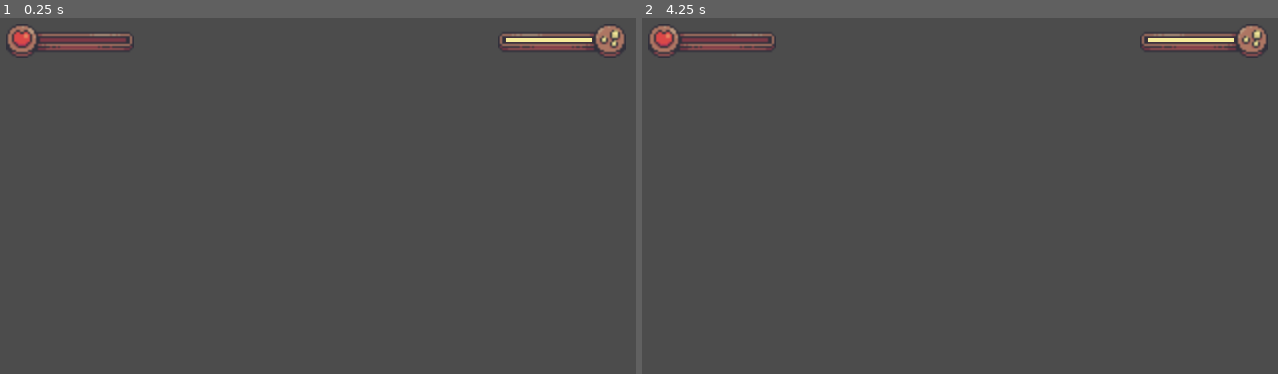
Above: before the commit, frames 1-2 (left to right).
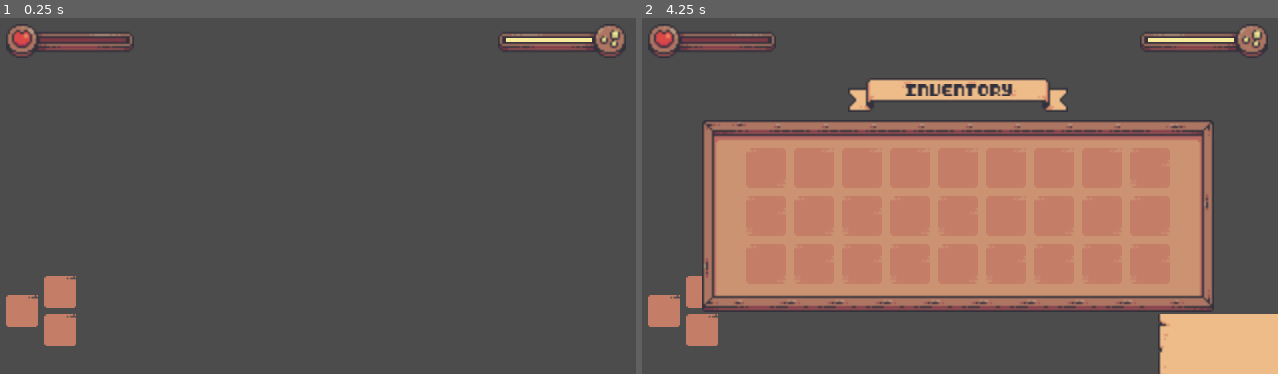
Above: after the commit, the same moments.

Repository: luana-carvalho0/projeto-godot
Game: Godot game, scene res://scenes/interface/general/hud.tscn
Two runs of this game, one before a commit and one after it. Both use one fixed random seed, a clock stepped at 60 frames per second and the inputs below. This scene is started directly instead of the project's main scene.
Inputs (mouse positions are in pixels of both pictures, inside the frame that each line leads up to):
- Up to frame 1 (0.25 s): no input
- Up to frame 2 (4.25 s): tap Enter at 0.5, 2, 3.5 s; move the mouse to (1099, 174) at 0.52 s; hold Right (ui_right) 0.53-2.03 s; click (1099, 174) at 0.6 s; tap Space (ui_select) at 0.77, 1.25, 1.52, 2.75, 3.02, 3.77 s; move the mouse to (832, 210) at 1.27 s; tap Q (attack) at 1.35 s; click (832, 210) at 1.55 s; move the mouse to (1023, 114) at 2.02 s; hold Left (ui_left) 2.03-2.78 s; click (1023, 114) at 2.1 s; move the mouse to (928, 267) at 2.77 s; hold Right (ui_right) from 2.78 s (still down); tap S (crouch) at 2.85 s; click (928, 267) at 3.05 s; move the mouse to (1150, 249) at 3.52 s; hold W (defense) from 3.53 s (still down); click (1150, 249) at 3.8 s; tap T (inventory, bound only after the commit) at 4.15 s

The runs differ from the first frame. In frame 1, 1.3% of the frame differs, in the area x 0-12%, y 72-93%; in frame 2, 47%, in the area x 0-100%, y 16-100%.

Commit message:
fix: inventário

Diff:
--- a/project.godot
+++ b/project.godot
@@ -209,6 +209,11 @@
 "events": [ Object(InputEventKey,"resource_local_to_scene":false,"resource_name":"","device":0,"alt":false,"shift":false,"control":false,"meta":false,"command":false,"pressed":false,"scancode":69,"physical_scancode":0,"unicode":0,"echo":false,"script":null)
  ]
 }
+inventory={
+"deadzone": 0.5,
+"events": [ Object(InputEventKey,"resource_local_to_scene":false,"resource_name":"","device":0,"alt":false,"shift":false,"control":false,"meta":false,"command":false,"pressed":false,"scancode":84,"physical_scancode":0,"unicode":0,"echo":false,"script":null)
+ ]
+}
 
 [layer_names]
 
--- a/scenes/interface/general/hud.tscn
+++ b/scenes/interface/general/hud.tscn
@@ -1,7 +1,15 @@
-[gd_scene load_steps=2 format=2]
+[gd_scene load_steps=5 format=2]
 
 [ext_resource path="res://scenes/interface/player/stats/bar_container.tscn" type="PackedScene" id=1]
+[ext_resource path="res://scenes/interface/player/inventory/inventory_conteiner.tscn" type="PackedScene" id=2]
+[ext_resource path="res://scripts/interface/hud.gd" type="Script" id=3]
+[ext_resource path="res://scenes/interface/player/inventory/equipment_container.tscn" type="PackedScene" id=4]
 
 [node name="Hud" type="CanvasLayer"]
+script = ExtResource( 3 )
 
 [node name="BarContainer" parent="." instance=ExtResource( 1 )]
+
+[node name="EquipmentContainer" parent="." groups=["equipment_container"] instance=ExtResource( 4 )]
+
+[node name="InventoryConteiner" parent="." instance=ExtResource( 2 )]
--- a/scenes/interface/player/inventory/equipment_container.tscn
+++ b/scenes/interface/player/inventory/equipment_container.tscn
@@ -102,6 +102,7 @@
 margin_right = 49.0
 margin_bottom = -5.0
 rect_min_size = Vector2( 44, 44 )
+rect_scale = Vector2( 0.8, 0.8 )
 script = ExtResource( 3 )
 
 [node name="ConsumableBackground" type="TextureRect" parent="."]
@@ -126,7 +127,6 @@
 expand = true
 
 [node name="Amount" type="Label" parent="ConsumableBackground"]
-visible = false
 anchor_left = 1.0
 anchor_top = 1.0
 anchor_right = 1.0
@@ -156,7 +156,6 @@
 script = ExtResource( 5 )
 
 [node name="Item" type="TextureRect" parent="VContainer/WeaponBackground"]
-visible = false
 anchor_left = 0.5
 anchor_top = 0.5
 anchor_right = 0.5
@@ -176,7 +175,6 @@
 script = ExtResource( 6 )
 
 [node name="Item" type="TextureRect" parent="VContainer/ArmorBackground"]
-visible = false
 anchor_left = 0.5
 anchor_top = 0.5
 anchor_right = 0.5
--- a/scenes/interface/player/inventory/inventory_conteiner.tscn
+++ b/scenes/interface/player/inventory/inventory_conteiner.tscn
@@ -128,7 +128,91 @@
 "values": [ Color( 1, 1, 1, 0 ), Color( 1, 1, 1, 1 ) ]
 }
 
+[sub_resource type="Animation" id=4]
+length = 0.001
+tracks/0/type = "value"
+tracks/0/path = NodePath(".:visible")
+tracks/0/interp = 1
+tracks/0/loop_wrap = true
+tracks/0/imported = false
+tracks/0/enabled = true
+tracks/0/keys = {
+"times": PoolRealArray( 0 ),
+"transitions": PoolRealArray( 1 ),
+"update": 0,
+"values": [ false ]
+}
+tracks/1/type = "value"
+tracks/1/path = NodePath(".:modulate")
+tracks/1/interp = 1
+tracks/1/loop_wrap = true
+tracks/1/imported = false
+tracks/1/enabled = true
+tracks/1/keys = {
+"times": PoolRealArray( 0 ),
+"transitions": PoolRealArray( 1 ),
+"update": 0,
+"values": [ Color( 1, 1, 1, 1 ) ]
+}
+
+[sub_resource type="Animation" id=5]
+resource_name = "hide_container"
+length = 0.5
+tracks/0/type = "value"
+tracks/0/path = NodePath(".:visible")
+tracks/0/interp = 1
+tracks/0/loop_wrap = true
+tracks/0/imported = false
+tracks/0/enabled = true
+tracks/0/keys = {
+"times": PoolRealArray( 0, 0.5 ),
+"transitions": PoolRealArray( 1, 1 ),
+"update": 1,
+"values": [ true, false ]
+}
+tracks/1/type = "value"
+tracks/1/path = NodePath(".:modulate")
+tracks/1/interp = 1
+tracks/1/loop_wrap = true
+tracks/1/imported = false
+tracks/1/enabled = true
+tracks/1/keys = {
+"times": PoolRealArray( 0, 0.5 ),
+"transitions": PoolRealArray( 1, 1 ),
+"update": 0,
+"values": [ Color( 1, 1, 1, 1 ), Color( 1, 1, 1, 0 ) ]
+}
+
+[sub_resource type="Animation" id=6]
+resource_name = "show_container "
+length = 0.5
+tracks/0/type = "value"
+tracks/0/path = NodePath(".:visible")
+tracks/0/interp = 1
+tracks/0/loop_wrap = true
+tracks/0/imported = false
+tracks/0/enabled = true
+tracks/0/keys = {
+"times": PoolRealArray( 0 ),
+"transitions": PoolRealArray( 1 ),
+"update": 1,
+"values": [ true ]
+}
+tracks/1/type = "value"
+tracks/1/path = NodePath(".:modulate")
+tracks/1/interp = 1
+tracks/1/loop_wrap = true
+tracks/1/imported = false
+tracks/1/enabled = true
+tracks/1/keys = {
+"times": PoolRealArray( 0, 0.5 ),
+"transitions": PoolRealArray( 1, 1 ),
+"update": 0,
+"values": [ Color( 1, 1, 1, 0 ), Color( 1, 1, 1, 1 ) ]
+}
+
 [node name="InventoryConteiner" type="Control" groups=["inventory"]]
+visible = false
 anchor_right = 1.0
 anchor_bottom = 1.0
 script = ExtResource( 5 )
@@ -365,3 +449,8 @@
 margin_top = 48.0
 margin_right = 212.0
 margin_bottom = 68.0
+
+[node name="Animation" type="AnimationPlayer" parent="."]
+anims/RESET = SubResource( 4 )
+anims/hide_container = SubResource( 5 )
+"anims/show_container " = SubResource( 6 )
--- a/scenes/interface/player/inventory/item.tscn
+++ b/scenes/interface/player/inventory/item.tscn
@@ -1,6 +1,5 @@
-[gd_scene load_steps=6 format=2]
+[gd_scene load_steps=5 format=2]
 
-[ext_resource path="res://assets/item/consumable/health_potion.png" type="Texture" id=1]
 [ext_resource path="res://assets/interface/inventory/item_background/type_1.png" type="Texture" id=2]
 [ext_resource path="res://assets/font/bit_potion.ttf" type="DynamicFontData" id=3]
 [ext_resource path="res://scripts/interface/player/item.gd" type="Script" id=4]
@@ -17,7 +16,6 @@
 script = ExtResource( 4 )
 
 [node name="ItemTexture" type="TextureRect" parent="."]
-visible = false
 anchor_left = 0.5
 anchor_top = 0.5
 anchor_right = 0.5
@@ -27,22 +25,18 @@
 margin_right = 8.0
 margin_bottom = 8.0
 rect_min_size = Vector2( 16, 16 )
-texture = ExtResource( 1 )
 expand = true
 
-[node name="Amount" type="Label" parent="ItemTexture"]
-visible = false
+[node name="Amount" type="Label" parent="."]
 anchor_left = 1.0
 anchor_top = 1.0
 anchor_right = 1.0
 anchor_bottom = 1.0
-margin_left = -2.0
-margin_top = -4.0
-margin_right = 2.0
-margin_bottom = 3.0
+margin_left = -4.0
+margin_top = -6.0
+margin_bottom = 1.0
 rect_min_size = Vector2( 4, 7 )
 custom_fonts/font = SubResource( 1 )
-text = "9"
 align = 2
 valign = 1
 
--- a/scenes/management/level.tscn
+++ b/scenes/management/level.tscn
@@ -45,7 +45,6 @@
 [node name="Background" parent="." instance=ExtResource( 2 )]
 
 [node name="Mask" parent="." instance=ExtResource( 5 )]
-visible = false
 
 [node name="Env" type="Node2D" parent="."]
 
--- /dev/null
+++ b/scripts/interface/hud.gd
@@ -0,0 +1,17 @@
+extends CanvasLayer
+
+onready var inventory: Control = get_node("InventoryConteiner")
+
+func _process(delta: float) -> void:
+	# Chama a função apenas se a tecla de inventário for pressionada
+	if Input.is_action_just_pressed("inventory"):
+		show_inventory()
+
+func show_inventory() -> void:
+	if inventory.visible:  # Se o inventário estiver visível
+		inventory.animation.play("hide_container")
+		yield(inventory.animation, "animation_finished")  # Aguarda a animação terminar
+		inventory.hide()  # Oculta o inventário ao final da animação de esconder
+	else:  # Se o inventário estiver oculto
+		inventory.show()  # Mostra o inventário antes de iniciar a animação de exibição
+		inventory.animation.play("show_container")
--- a/scripts/interface/player/inventory_conteiner.gd
+++ b/scripts/interface/player/inventory_conteiner.gd
@@ -2,7 +2,7 @@
 class_name InventoryContainer
 
 onready var slot_container:GridContainer = get_node("VContainer/Background/GridContainer")
-#onready var animation: AnimationPlayer = get_node("Animation")
+onready var animation: AnimationPlayer = get_node("Animation")
 
 onready var aux_animation: AnimationPlayer = get_node("Container/Animation")
 onready var aux_h_container: HBoxContainer = get_node("Container/HContainer")
@@ -88,7 +88,7 @@
 	var existing_item_index: int = slot_list.find(item_name)
 	if existing_item_index != -1:
 		var item_slot: TextureRect = slot_container.get_child(existing_item_index)
-		if item_slot.amount < 9 and item_slot.item_type != "Equipament" and item_slot.item_type != "Weapon":
+		if item_slot.amount < 9 and item_slot.item_type != "Equipment" and item_slot.item_type != "Weapon":
 			var current_amount: int = item_slot.amount + item_info[4]
 			if current_amount > 9:
 				var leftover: int = current_amount - 9
@@ -104,7 +104,7 @@
 	var aux_item_index: int = slot_list.find_last(item_name)
 	if aux_item_index != -1:
 		var item_slot:TextureRect = slot_container.get_child(aux_item_index)
-		if item_slot.amount < 9 and item_slot.item_type !="Equipament" and item_slot.item_type != "Weapon":
+		if item_slot.amount < 9 and item_slot.item_type !="Equipment" and item_slot.item_type != "Weapon":
 			item_slot.update_item(item_name, item_image, item_info)
 			return
 			#caso preenche mais que nove implementar uma lógica de resto
--- a/scripts/interface/player/item.gd
+++ b/scripts/interface/player/item.gd
@@ -31,6 +31,8 @@
 	randomize()
 	var random_index: int = randi()%texture_list.size()
 	texture = load(texture_list[random_index])
+	assert(item_texture != null, "Erro: Nó 'ItemTexture' não foi encontrado")
+	assert(item_amount != null, "Erro: Nó 'Amount' não foi encontrado")
 
 func on_mouse_entered()-> void:
 	can_click = true
@@ -46,7 +48,7 @@
 	item_type = item_info[1]
 
 	match item_type:
-		"Equipament":
+		"Equipment":
 			amount = 1
 			item_dictionary= item_info[2]
 
@@ -56,7 +58,7 @@
 
 		"Resource":
 			amount +=item_info[4]
-			type_value = item_info[2]
+			type_value = 0
 
 		"Health":
 			amount +=item_info[4]
Not shown: 1 places in scenes/interface/player/inventory/inventory_conteiner.tscn that only renumber resources
